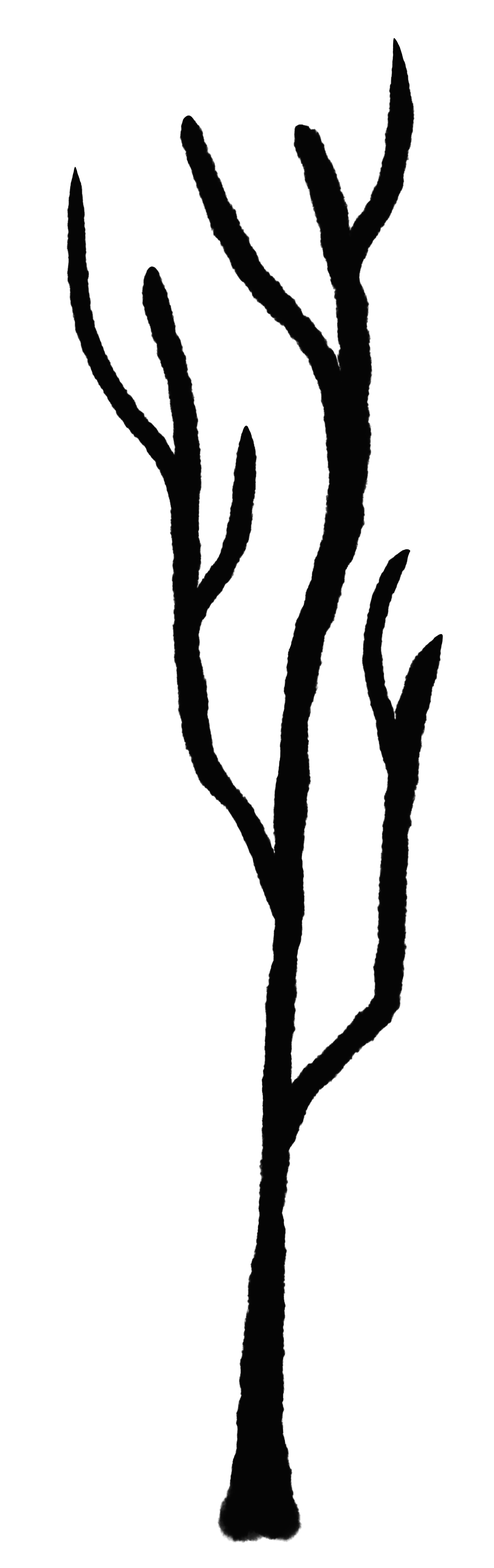
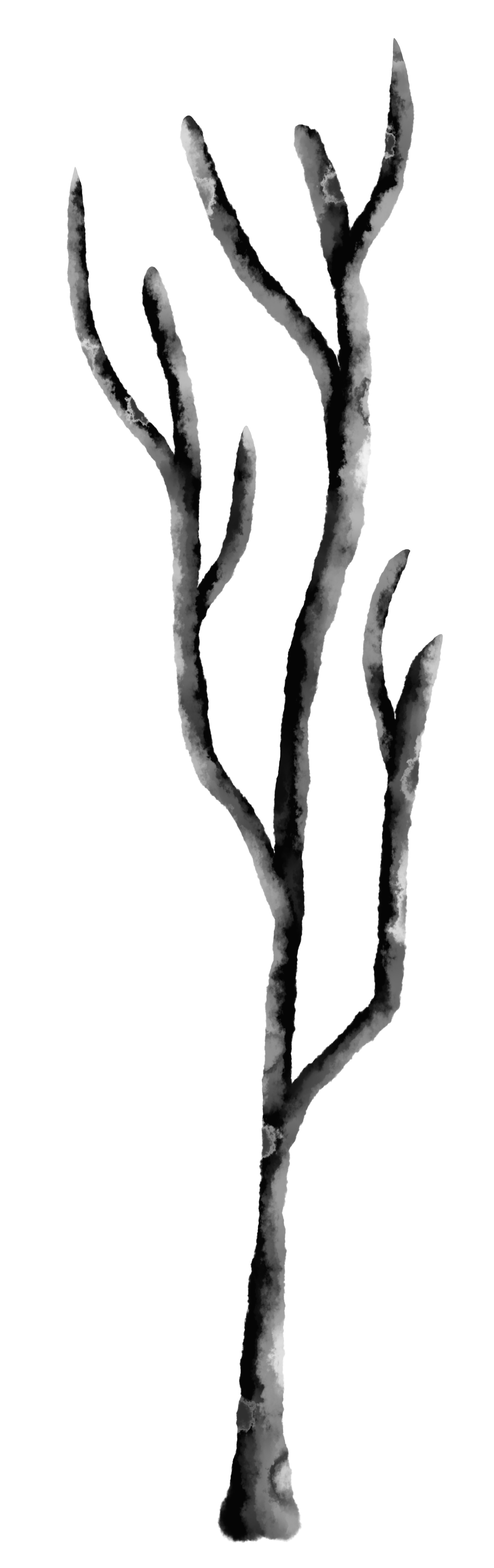
The second 494 x 1568 image is a revision of the first. Changes to its layers:
painted on "レイヤー7" over (x1=66, y1=37, x2=444, y2=1543)
